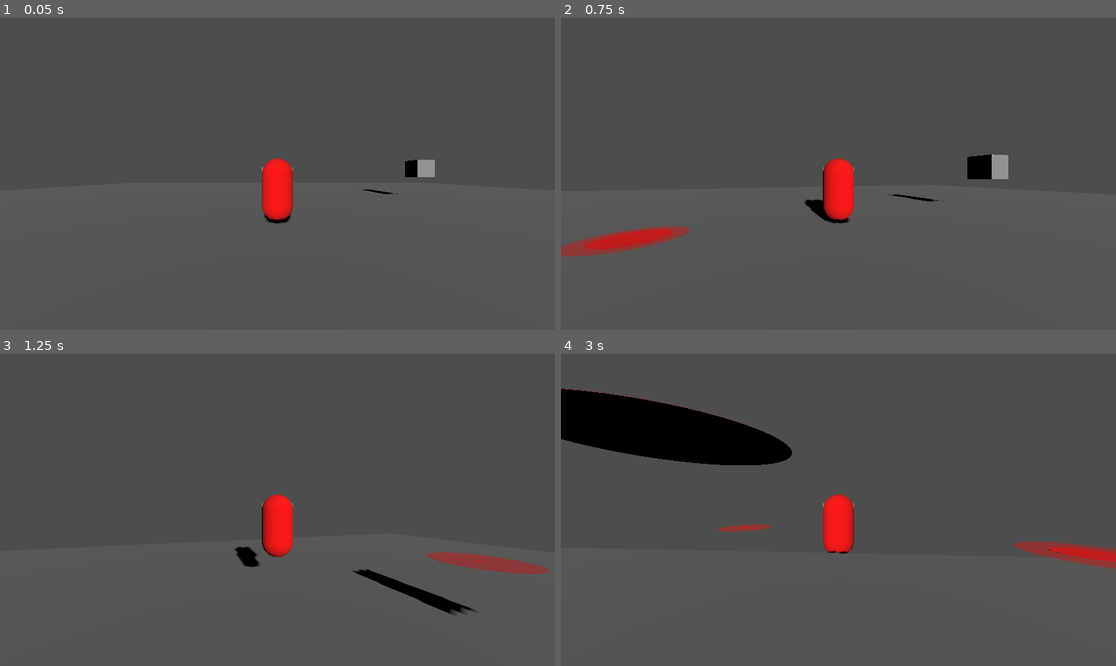
Above: before the commit, frames 1-4 (two rows, left to right).
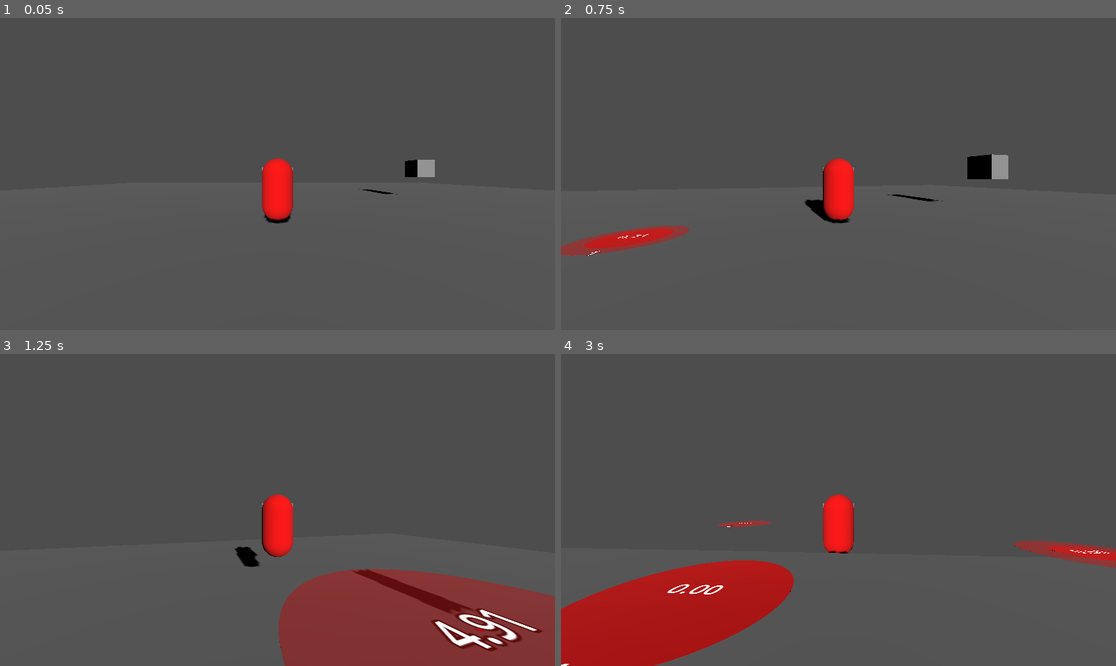
Above: after the commit, the same moments.

Repository: ZweiEuro/high_perf_cg
Game: Godot game, scene res://main_scene.tscn
Two runs of this game, one before a commit and one after it. Both use one fixed random seed, a clock stepped at 60 frames per second and the inputs below.
Inputs (mouse positions are in pixels of both pictures, inside the frame that each line leads up to):
- Up to frame 1 (0.05 s): no input
- Up to frame 2 (0.75 s): tap Enter at 0.5 s; move the mouse to (866, 174) at 0.52 s; hold W (Player Forward) from 0.53 s (still down); tap Shift (Dash) at 0.6 s
- Up to frame 3 (1.25 s): keep holding W (Player Forward); tap Space (Player jump) at 0.77 s
- Up to frame 4 (3 s): keep holding W (Player Forward); move the mouse to (810, 510) at 1.27 s; tap Shift (Dash) at 1.35, 2.1, 2.85 s; tap Space (Player jump) at 1.52 s; move the mouse to (849, 503) at 2.02 s; move the mouse to (832, 516) at 2.77 s

Frame 1 is identical in both runs. In frame 2, 0.2% of the frame differs, in the area x 0-24%, y 66-77%; in frame 3, 15%; in frame 4, 17%, in the area x 0-100%, y 11-100%.

Commit message:
add big lighting strikes

Diff:
--- a/gameObjects/lightning/indicator.tscn
+++ b/gameObjects/lightning/indicator.tscn
@@ -4,12 +4,15 @@
 script/source = "extends Node3D
 
 @export var triggerDuration_s: float = 1.0; # duration in seconds for it to grow
-@export var singleFire: bool = false;
+@export var emitCount: int = 1;
+@onready var currentEmitCount: int = emitCount;
 
 @export var actualScale: float = 1.0;
 
 @onready var innerIndicator: CylinderMesh = $IndicatorInner.mesh
 @onready var outerIndicator: CylinderMesh = $IndicatorOuter.mesh
+@onready var counterLabel: Label3D = $CounterLabel
+@onready var countDownLabel: Label3D = $CountDownLabel
 
 
 var startTime: float = Time.get_ticks_msec() / 1000.0; # time since start in seconds
@@ -20,13 +23,23 @@
 	self.scale = Vector3(actualScale, actualScale, actualScale);
 	innerIndicator.top_radius = 1;
 	innerIndicator.bottom_radius = 1;
+	counterLabel.text = str(emitCount);
+	countDownLabel.text = str(triggerDuration_s).pad_decimals(2);
 
 func _process(_delta: float) -> void:
 	var now = Time.get_ticks_msec() / 1000.0;
-	if now - startTime > triggerDuration_s:
-		startTime = now;
+	var diff = now - startTime;
+	if diff > triggerDuration_s:
+		currentEmitCount -= 1;
+		if currentEmitCount > 0:
+			startTime = now;
+			counterLabel.text = str(currentEmitCount);
+		else:
+			queue_free();
 
-	var newSize = lerpf(0.0, 1.0, (( now - startTime) / triggerDuration_s))
+	var newSize = lerpf(0.0, 1.0, (diff / triggerDuration_s))
+
+	countDownLabel.text = str(triggerDuration_s - diff).pad_decimals(2);
 
 	innerIndicator.bottom_radius = newSize;
 	innerIndicator.top_radius = newSize;
@@ -65,3 +78,13 @@
 [node name="IndicatorInner" type="MeshInstance3D" parent="."]
 mesh = SubResource("CylinderMesh_e1imq")
 skeleton = NodePath("../IndicatorOuter")
+
+[node name="CounterLabel" type="Label3D" parent="."]
+transform = Transform3D(1, 0, 0, 0, -4.37114e-08, 1, 0, -1, -4.37114e-08, 0, 0.02, 1)
+text = "1"
+font_size = 55
+
+[node name="CountDownLabel" type="Label3D" parent="."]
+transform = Transform3D(1, 0, 0, 0, -4.37114e-08, 1, 0, -1, -4.37114e-08, 0, 0.02, 0)
+text = "0"
+font_size = 55
--- a/gameObjects/lightning/indicator_spawner.gd
+++ b/gameObjects/lightning/indicator_spawner.gd
@@ -25,9 +25,6 @@
 	var nextTimeoutTime = spawningInterval + randf_range(-spawningIntervalRandomNoise, spawningIntervalRandomNoise);
 	timer.start(nextTimeoutTime)
 
-	print(nextTimeoutTime)
-
-
 func get_random_pos_around_center(center: Vector3, radius: float) -> Vector3:
 	# get a planar Vec3 in a random direction
 	# var	dir: Vector3 = player.getCurrentForwardDirection();
@@ -39,13 +36,28 @@
 	#        v originating from the players position
 	#        |                                    v random in that direction inside the radius
 	#        |                                    |             v min distance away
-	return center + (dir * randf_range(0, radius) * randf()) + dir * 5;
+	var pos = center + (dir * randf_range(0, radius) * randf()) + dir * 5;
+
+	pos.y = 0; # it must stick to the ground
+
+	return pos;
+
+
+@export var bigLightningPercentage = 0.1;
 
 func _on_timer_timeout() -> void:
 
 	var newChild: Node3D = indicator.duplicate(true).instantiate();
 	var newPos =  get_random_pos_around_center(player.position, spawnRadius);
 	newChild.position = newPos;
+
+	if randf() < bigLightningPercentage:
+		newChild.emitCount = 1;
+		newChild.triggerDuration_s = 5;
+		newChild.actualScale = 5;
+	else:
+		newChild.emitCount = randi_range(1, 4);
+
 	add_child(newChild);
 	restartSpawner();
 
